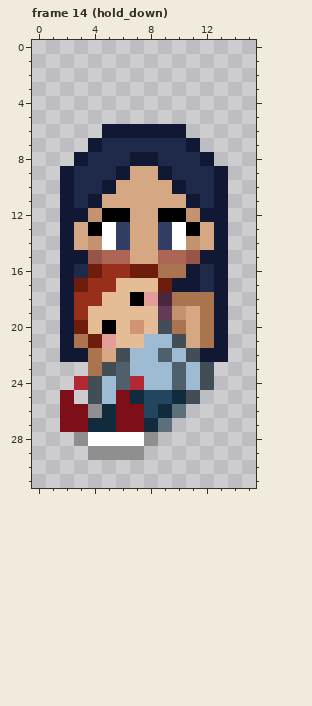
A pixel-art file gets an edit: art/player_demo.aseprite. The picture above is the old version.
16x32 pixels, 24 frames. Shown: frame 14 (hold_down). The commit also changed other frames, which this record leaves out.
Now the later version:
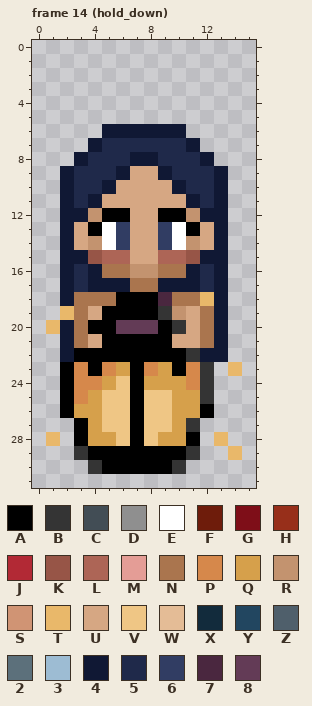
Palette (. is transparent): A #000000  B #343434  C #424d55  D #8f8f8f  E #ffffff  F #6e1c0b  G #7e0e18  H #972f1a  J #b22935  K #975547  L #ad6556  M #e49d96  N #aa754e  P #d6884b  Q #d6a04b  R #c3936f  S #d09474  T #e9b86a  U #d6a783  V #efc685  W #e4bc96  X #122b3c  Y #224660  Z #4f5f6b  2 #5c707b  3 #9dbcd3  4 #101834  5 #1f294a  6 #313d63  7 #4a273f  8 #633b56
Diff:
layer "doll" now hidden
layer "Layer 1" added
Frame 14 (hold_down):
y 16: x 4..8 FHHFF -> 4NNRR
y 17: x 3..9 FHHWWWF -> 5444NN4
y 18: x 3..6 HHWW -> NNNA; x 8 M -> A; x 12 N -> T
y 19: x 2..9 4HWWWWW8 -> TNUAAAAB
y 20: x 1 . -> T; x 3..4 FW -> NA; x 6..10 WSWCN -> 888AB
y 21: x 4..10 FMWW33C -> UAAAAAU
y 22: x 3..11 4NUC33Z3C -> AAAAAAAAB
y 23: x 2..12 ..NCZ333Z3C -> APAPQAPQAPB; x 14 . -> T
y 24: x 2..12 .JC3ZJ33Z3C -> APPQVAQQQPB
y 25: x 2..12 G.C3GXYYXC. -> APQVVAVVQQB
y 26: x 2..12 GGDXGGYX2.. -> AQQVVAVVQQA
y 27: x 2..11 GGXXGGX2.. -> .AQVVAVVQB
y 28: x 1 . -> T; x 3..11 DEEEED... -> AQQVAVQQA; x 13 . -> T
y 29: x 3..11 .DDDD.... -> BAAAAAAAB; x 14 . -> T
y 30: x 4..10 ....... -> BAAAAAB
Pixel boxes of the changes (left, top, right, bottom) in both pictures:
changed: (46, 264, 242, 474)
